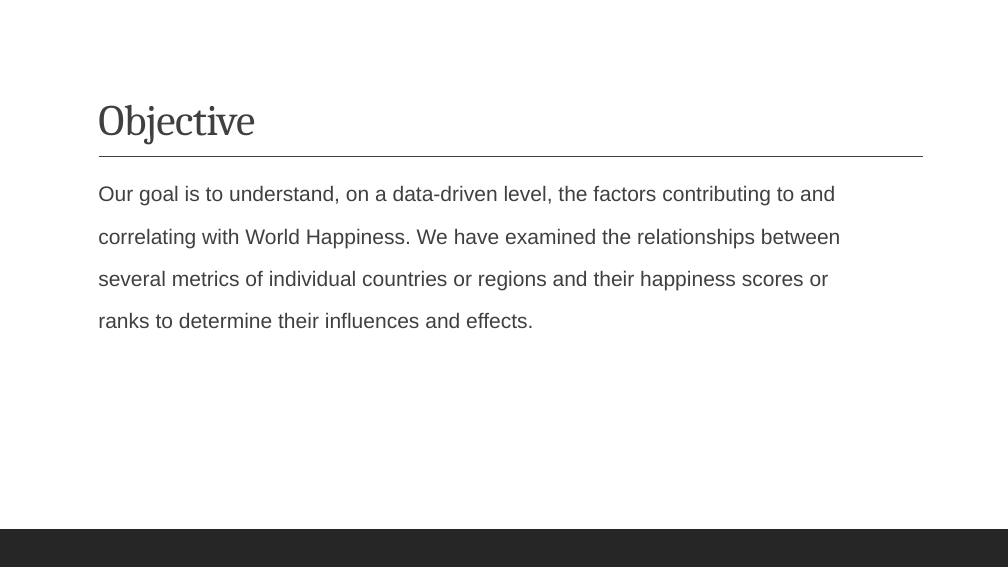
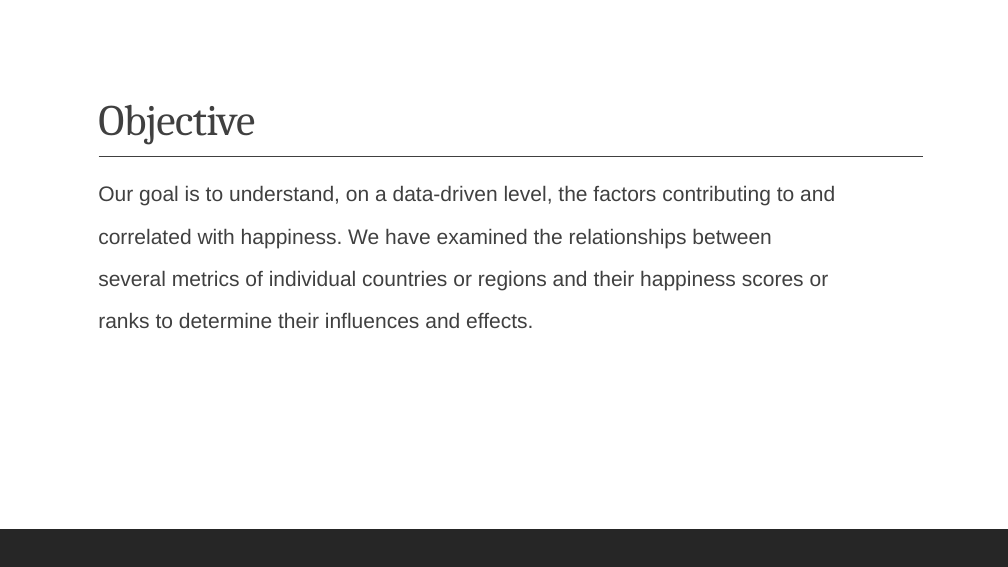
Before and after one commit to reginesgit/Factors-Contributing-to-a-Countrys-Happiness, a slide deck: slide 3 of Anaconda_Results_Presentation.pptx. Drawn at 1008x567 pixels with LibreOffice and Linux fonts; fonts in the diff are those of the drawing. Boxes give left, top, right and bottom in pixels: in the first picture for what was removed or moved away, otherwise in the second. Text is boxed around its words. In the diff, an @@ line names an element or a change of style, - is before the commit and + after.

```diff
--- a/Anaconda_Results_Presentation.pptx
+++ b/Anaconda_Results_Presentation.pptx
@@ text at box(98, 228, 771, 248): text changed @@
-  correlating with World Happiness. We have examined the relationships between
+  correlated with happiness. We have examined the relationships between
```
Also in this commit, not shown: 6 other slides changed, 2 slides added, 1 slide removed, 4 other files.
